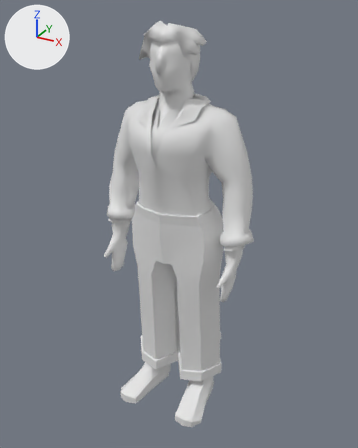
Renders of the Blender file characters/humanoid_basemesh.blend from each side of a commit.
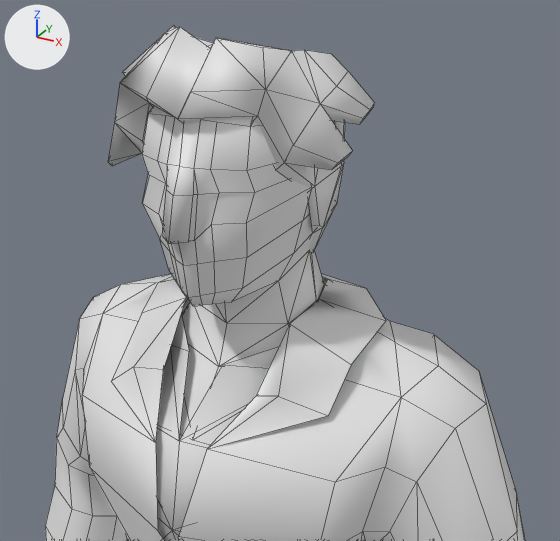
Each version appears first whole from a camera (50 mm lens) standing at (1.045, -1.845, 1.898) and looking at (0.017, 0.024, 0.963), and next in a close-up from a camera (50 mm lens) standing at (0.412, -0.658, 1.926) and looking at (0.056, -0.013, 1.603). The axes (+X, +Y, +Z) are drawn at upper left. The lights are the same throughout. The first two pictures are the older version. The close-ups show mesh edges as thin lines.

The first close-up shows 'Basemesh', 'Hair', 'Head', 'Shirt', 'Undershirt'.
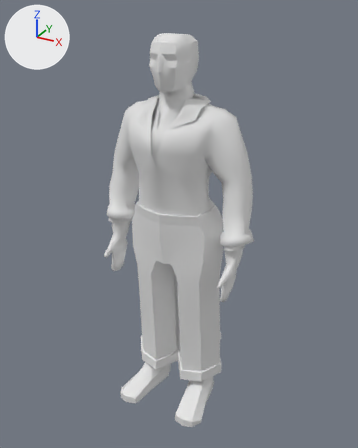
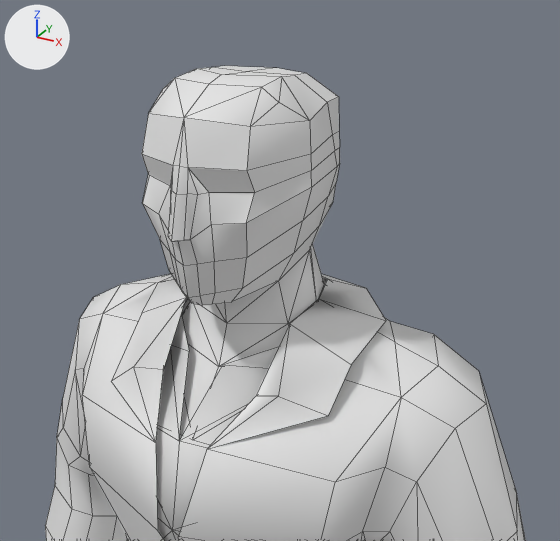
Diff of the bpy script that builds the scene:
```diff
--- a/characters/humanoid_basemesh.blend.py
+++ b/characters/humanoid_basemesh.blend.py
@@ me_cube_011 @@
 # used by ob_head; location = (0.0, 0.0, 1.023); scale = (1.11, 1.11, 1.11)
 # verts and faces of me_cube_011; kept vertices keep their numbers, new ones are numbered from 128
 # before: 32 (0.0, -0.081, 0.505) at pixel (193, 306)
-me_cube_011.from_pydata(...)  # 128 vertices, 125 faces; spans x -0.085..0.085, y -0.111..0.127, z 0.499..0.701
+me_cube_011.from_pydata(...)  # 122 vertices, 125 faces; spans x -0.085..0.085, y -0.107..0.121, z 0.499..0.701
+# me_cube_011 part 1
+# 10 vertices are removed from x -0.048..0.048, y -0.09..-0.046, z 0.637..0.683
+# 22 faces are deleted
+# 10 vertices move from x -0.028..0.028, y -0.111..-0.074, z 0.575..0.615 to x -0.02..0.02, y -0.107..-0.078, z 0.575..0.615
+# 4 vertices are added at (0.007, -0.09, 0.637), (-0.007, -0.09, 0.637), (0.059, -0.029, 0.684), (-0.059, -0.029, 0.684)
+# 22 new faces join them
+# me_cube_011 part 2
+verts[32] = (0.0, -0.084, 0.509)  # moved, pixel (191, 303)
+# other edits to the shape of me_cube_011 do not show in these pictures
 me_cube_011.materials.append(mat_material_001)
@@ ob_hair @@
 ob_hair.scale = (1.11, 1.11, 1.11)
+ob_hair.hide_set(True)
```

Where the change shows, as pixel boxes [x1, y1, x2, y2] in the close-ups (560 x 541 px; the box of a moved part takes in the faces that stretch with it):
'Head', reshaped
    before: [142, 107, 315, 306]
    after: [142, 66, 340, 305]
'Hair', hidden
    before: [108, 25, 375, 253]
part 1 of me_cube_011, moved or reshaped
    before: [142, 107, 259, 265]
    after: [142, 77, 309, 265]
part 2 of me_cube_011, moved or reshaped
    before: [183, 293, 203, 306]
    after: [183, 293, 203, 305]
